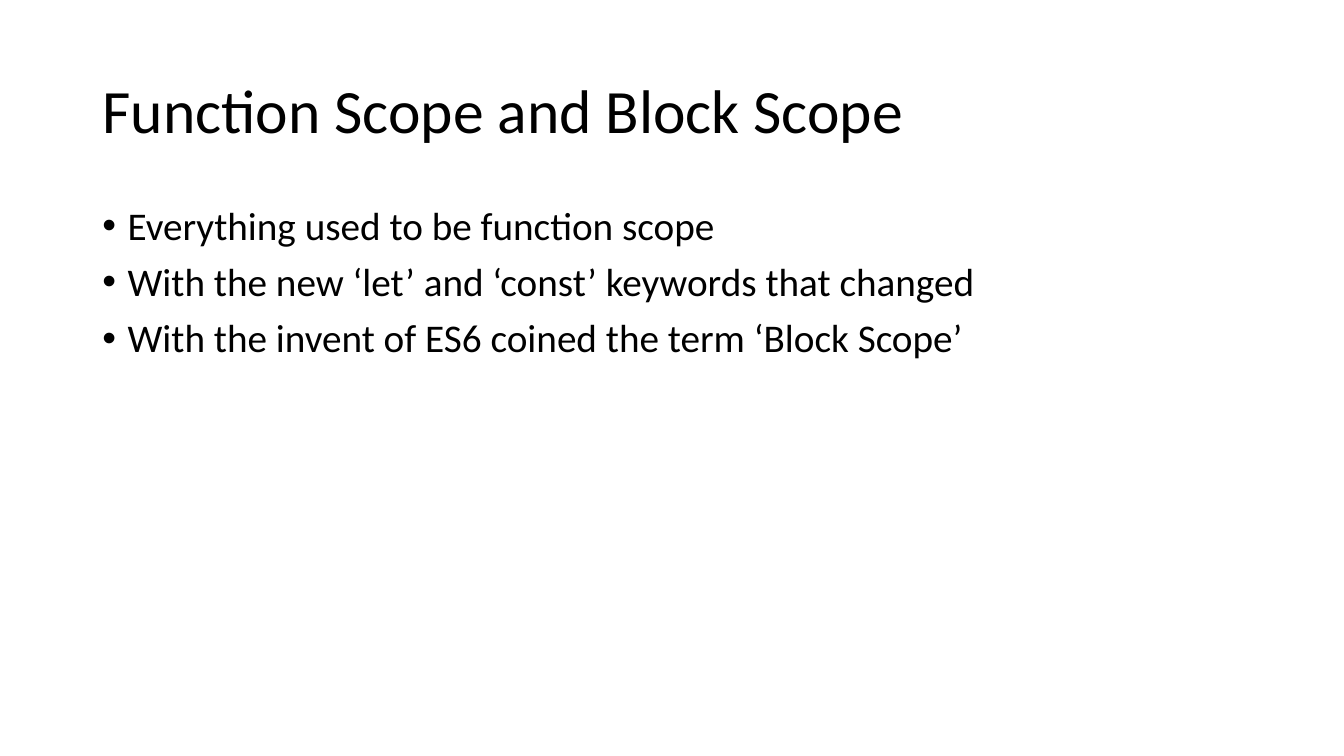
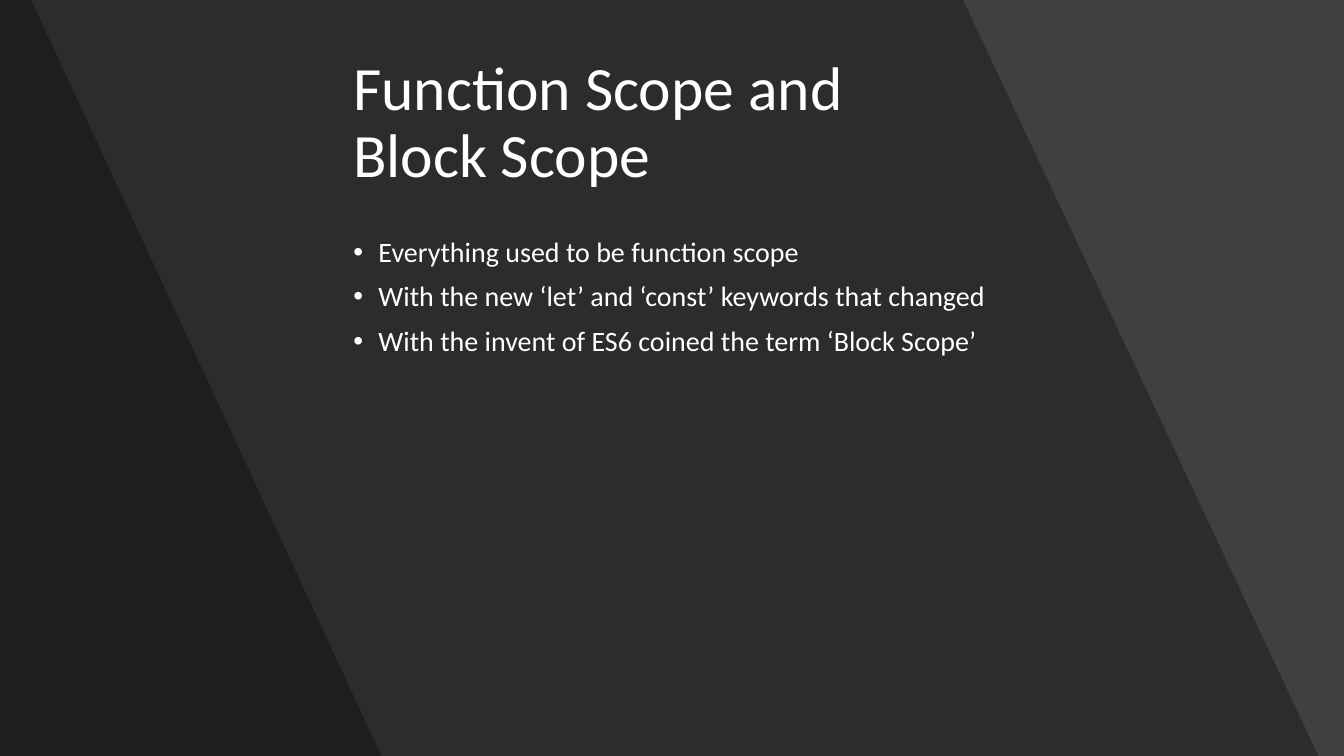
Before and after one commit to ved740/modern-js-session, a slide deck: slide 15 of Modern JavaScript.pptx (slide 14 before the commit). Drawn at 1344x756 pixels with LibreOffice and Linux fonts; fonts in the diff are those of the drawing. Boxes give left, top, right and bottom in pixels: in the first picture for what was removed or moved away, otherwise in the second. Text is boxed around its words. In the diff, an @@ line names an element or a change of style, - is before the commit and + after.

```diff
--- a/Modern JavaScript.pptx
+++ b/Modern JavaScript.pptx
@@ background #FFFFFF to #000000 @@
@@ rectangle added at (x1=0, y1=0, x2=1344, y2=756), fill #404040 @@
@@ freeform shape added at (x1=0, y1=0, x2=1319, y2=756), fill #000000 at 30% opacity @@
@@ freeform shape added at (x1=0, y1=0, x2=381, y2=756), fill #000000 at 30% opacity @@
@@ title "Function Scope and Block Scope" moved from (x1=102, y1=90, x2=903, y2=143) to (x1=353, y1=67, x2=842, y2=187) @@
@@ title "Function Scope and Block Scope" at (x1=353, y1=67, x2=842, y2=187): text colour #000000 to #FFFFFF @@
@@ text "Everything used to be function ..." moved from (x1=128, y1=212, x2=975, y2=359) to (x1=378, y1=242, x2=984, y2=356) @@
@@ text "Everything used to be function ..." at (x1=378, y1=242, x2=984, y2=356): size 28 to 20 pt, text colour #000000 to #FFFFFF @@
```
Also in this commit, not shown: 2 slides added, 4 other files.
